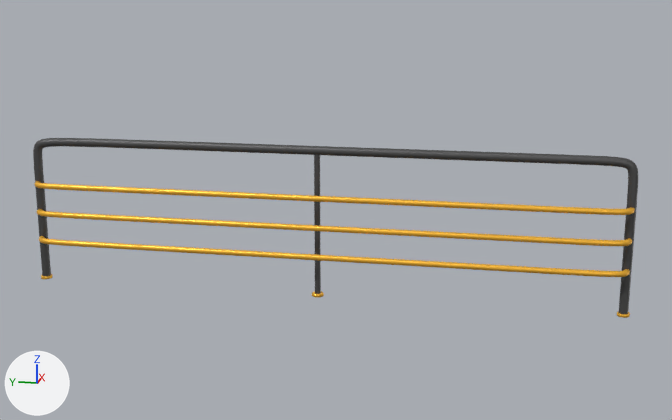
One commit to the FBX model DemoLevel/Assets/Models/Ringhiere/Ringhiera4x1.fbx: the scene before it, then after it.
One viewpoint serves both versions: a camera (50 mm lens) standing at (-5.89, -1.3, 1.58) and looking at (-0.02, -0.13, 0.11). Arrows for +X, +Y and +Z are at lower left; the lights stay in place. Where no turn or scale is listed for an object, it has been applied to the vertices.

In view in the first picture: 'BarraOriz1', 'BarraOriz2', 'BarraOriz3', 'BarraVert', 'MainStruct'.
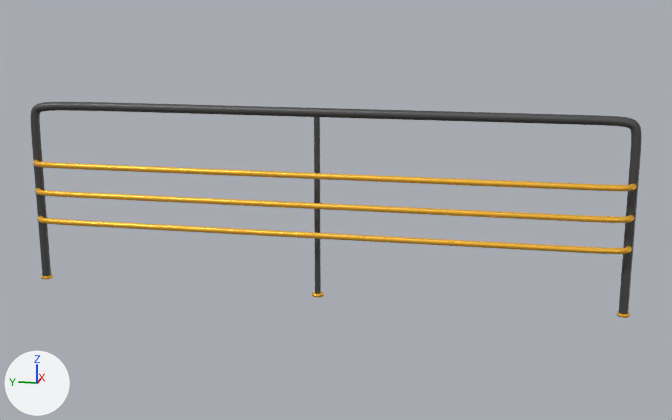
Edits to the scene script, one JSON object a line:
```json
{"block": "me_percorsonurbs", "where": "# used by ob_barravert; location = (0.0, 0.0, 0.0)"}
{"op": "remove", "block": "me_percorsonurbs", "code": "me_percorsonurbs.from_pydata(...)  # 576 vertices, 564 faces; spans x -0.02..0.02, y -0.02..0.02, z -0.5..0.5"}
{"op": "add", "block": "me_percorsonurbs", "code": "me_percorsonurbs.from_pydata(...)  # 576 vertices, 564 faces; spans x -0.02..0.02, y -0.02..0.02, z -0.74..0.5"}
{"block": "me_percorsonurbs", "change": "me_percorsonurbs part 1: 444 of 576 vertices moved; they spanned x -0.02..0.02, y -0.02..0.02, z -0.5..0.285 and now span x -0.02..0.02, y -0.02..0.02, z -0.74..0.284; mean shift (0.0, 0.0, -0.064); largest move (-0.01, -0.017, -0.5) -> (-0.01, -0.017, -0.74)"}
{"block": "me_percorsonurbs_001", "where": "me_percorsonurbs_001.from_pydata(...)  # 1728 vertices, 1716 faces; spans x -0.03..0.03, y -1.03..3.03, z -0.5..0.53"}
{"block": "me_percorsonurbs_001", "where": "# used by ob_mainstruct; location = (0.0, -1.0, 0.0)"}
{"block": "me_percorsonurbs_001", "change": "me_percorsonurbs_001 part 2: all 120 vertices in x -0.03..0.03, y 2.97..3.03, z -0.5..0.29 are scaled about their middle by (1, 1, 1.3), then moved by (0.0, 0.0, -0.12)"}
{"block": "me_percorsonurbs_001", "change": "me_percorsonurbs_001 part 3: all 120 vertices in x -0.03..0.03, y -1.03..-0.97, z -0.5..0.29 are scaled about their middle by (1, 1, 1.3), then moved by (0.0, 0.0, -0.12)"}
{"op": "set", "path": "ob_barraoriz2.location", "old": "(-0.1, 0.0, -0.2)", "new": "(-0.1, 0.0, -0.05)"}
{"op": "set", "path": "ob_barravert.location", "old": "(0.0, 0.0, 0.0)", "new": "(0.0, 0.0, 0.25)"}
{"op": "set", "path": "ob_barraoriz1.location", "old": "(-0.1, 0.0, 0.0)", "new": "(-0.1, 0.0, 0.15)"}
{"op": "set", "path": "ob_mainstruct.location", "old": "(0.0, -1.0, 0.0)", "new": "(0.0, -1.0, 0.25)"}
{"op": "set", "path": "ob_barraoriz3.location", "old": "(-0.1, 0.0, 0.2)", "new": "(-0.1, 0.0, 0.35)"}
```

Boxes [x1, y1, x2, y2] around the edits, measured in the pictures (672 x 420 px; the box of a moved part takes in the faces that stretch with it):
```json
{"object": "MainStruct", "change": "reshaped, moved", "before": [33, 138, 638, 314], "after": [31, 102, 642, 314], "on screen": "20% taller"}
{"object": "BarraOriz3", "change": "moved", "before": [34, 181, 635, 215], "after": [33, 160, 637, 191]}
{"object": "BarraOriz1", "change": "moved", "before": [37, 209, 632, 246], "after": [35, 188, 634, 223]}
{"object": "BarraOriz2", "change": "moved", "before": [39, 236, 630, 277], "after": [37, 216, 632, 254]}
{"object": "BarraVert", "change": "reshaped, moved", "before": [314, 154, 321, 294], "after": [314, 116, 321, 294], "on screen": "27% taller"}
{"part": 1, "of": "me_percorsonurbs", "change": "moved or reshaped", "before": [314, 180, 320, 264], "after": [314, 142, 320, 264]}
{"part": 2, "of": "me_percorsonurbs_001", "change": "moved or reshaped", "before": [34, 167, 51, 276], "after": [31, 132, 51, 276]}
{"part": 3, "of": "me_percorsonurbs_001", "change": "moved or reshaped", "before": [619, 192, 638, 314], "after": [619, 152, 641, 314]}
```
